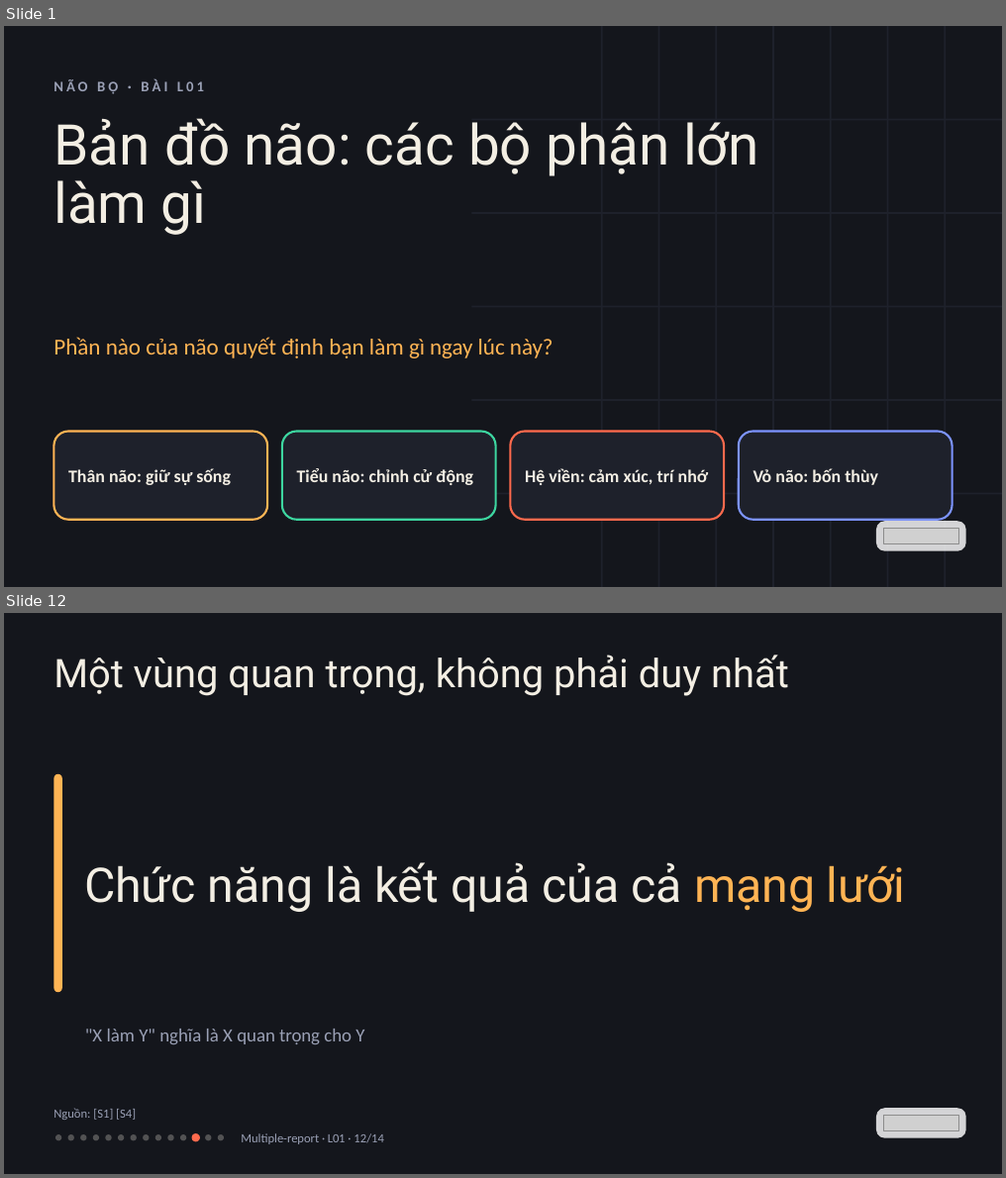
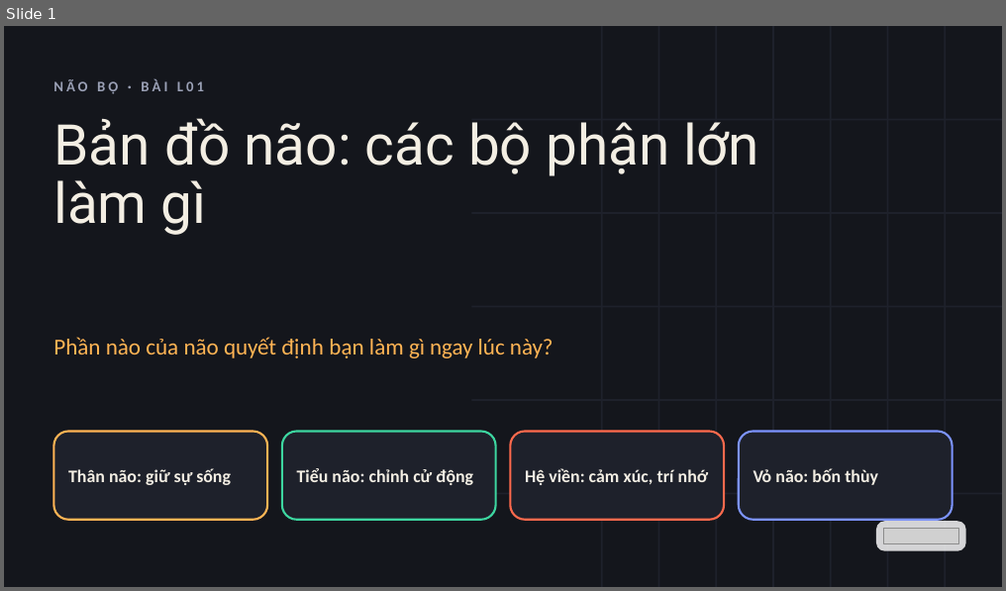
Before and after one commit to vohoailinh90/Multiple-report, a slide deck: lessons/L01/L01.pptx. Shown one above the other, each under a label of ours: slides 1 and 12 before the commit, slide 1 after it; the slides between them are not shown. The pictures are 1006x1178 and 1006x591 pixels, drawn with LibreOffice and Linux fonts; fonts in the diff are those of the drawing; grey boxes stand for pictures. Boxes give left, top, right and bottom in pixels: in the first picture for what was removed or moved away, otherwise in the second. Text is boxed around its words. In the diff, an @@ line names an element or a change of style, - is before the commit and + after.

```diff
--- a/lessons/L01/L01.pptx
+++ b/lessons/L01/L01.pptx
@@ slide 12 removed at [4,613,1002,1174], background #14161C @@
@@ text removed at [54,655,789,696] @@
-Một vùng quan trọng, không phải duy nhất
@@ rounded rectangle removed at [54,774,62,993] @@
@@ text removed at [85,862,905,912] @@
-Chức năng là kết quả của cả mạng lưới
@@ text removed at [85,1029,364,1045] @@
-"X làm Y" nghĩa là X quan trọng cho Y
@@ text removed at [54,1108,136,1120] @@
-Nguồn: [S1] [S4]
@@ rounded rectangle removed at [876,1108,966,1139] @@
@@ picture removed at [883,1115,959,1132] @@
@@ ellipse removed at [55,1135,61,1141] @@
@@ ellipse removed at [68,1135,74,1141] @@
@@ ellipse removed at [80,1135,86,1141] @@
@@ ellipse removed at [93,1135,99,1141] @@
@@ ellipse removed at [105,1135,111,1141] @@
@@ ellipse removed at [118,1135,124,1141] @@
@@ ellipse removed at [131,1135,137,1141] @@
@@ ellipse removed at [143,1135,149,1141] @@
@@ ellipse removed at [155,1135,161,1141] @@
@@ ellipse removed at [167,1135,173,1141] @@
@@ ellipse removed at [180,1135,186,1141] @@
@@ ellipse removed at [192,1134,200,1143] @@
@@ ellipse removed at [205,1135,211,1141] @@
@@ ellipse removed at [218,1135,224,1141] @@
@@ text removed at [241,1134,383,1145] @@
-Multiple-report · L01 · 12/14
```
Also in this commit, not shown: 3 slides changed, 41 slides added, 9 other slides removed, 3 other files.
